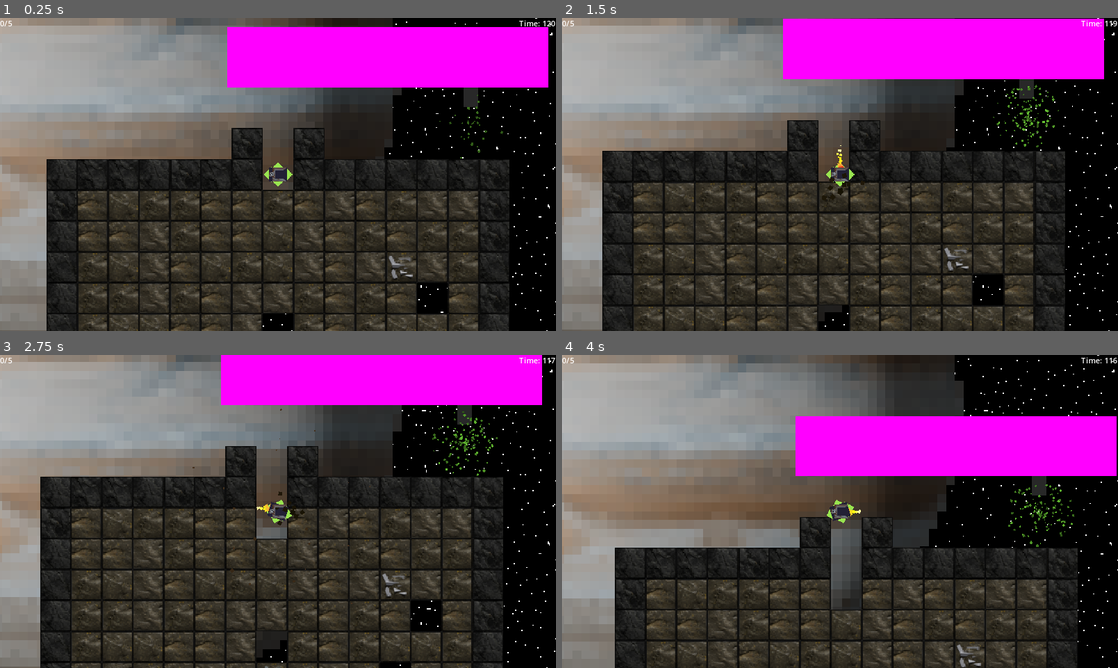
Above: before the commit, frames 1-4 (two rows, left to right).
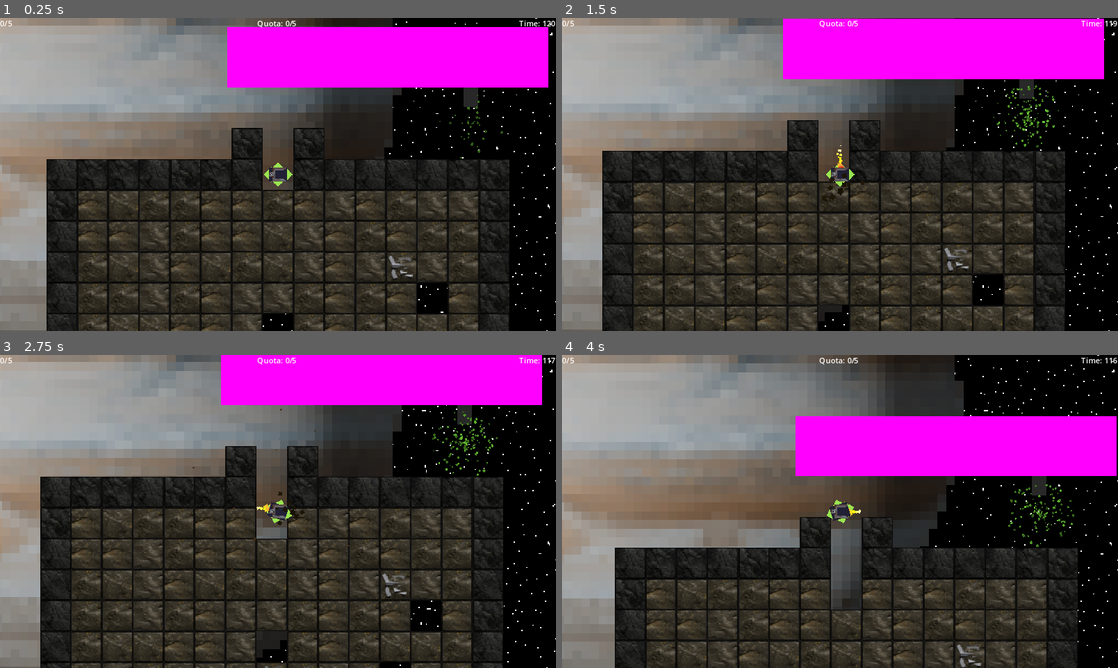
Above: after the commit, the same moments.

Repository: MissionToPsyche-Iridium/iridium_21q_web_game-csu
Game: Godot game, scene res://Scenes/pre.tscn
Same seed, same stepped clock (60 frames per second), same inputs: the game is played once before the commit and once after it.
Inputs (mouse positions are in pixels of both pictures, inside the frame that each line leads up to):
- Up to frame 1 (0.25 s): no input
- Up to frame 2 (1.5 s): move the mouse to (962, 158) at 0.52 s; hold D (right) 0.53-1.28 s; tap Space (Leave) at 0.6, 1.35 s; move the mouse to (728, 190) at 1.27 s; hold S (down) from 1.28 s (still down)
- Up to frame 3 (2.75 s): move the mouse to (333, 442) at 2.02 s; release S (down) at 2.03 s; hold D (right) from 2.03 s (still down); tap Space (Leave) at 2.1 s
- Up to frame 4 (4 s): move the mouse to (812, 574) at 2.77 s; release D (right) at 2.78 s; hold W (up) 2.78-3.53 s; tap Space (Leave) at 2.85, 3.6 s; move the mouse to (1006, 558) at 3.52 s; hold A (left) from 3.53 s (still down)

The runs differ from the first frame. In frame 1, less than 0.1% of the frame differs, in the area x 14-65%, y 0-65%; in frame 2, less than 0.1%; in frame 3, less than 0.1%; in frame 4, less than 0.1%.

Commit message:
built more levels, added required to GUI.

Diff:
--- a/Objects/gui.tscn
+++ b/Objects/gui.tscn
@@ -1,8 +1,45 @@
-[gd_scene load_steps=4 format=3 uid="uid://b3r10iky618p3"]
+[gd_scene load_steps=8 format=3 uid="uid://b3r10iky618p3"]
 
 [ext_resource type="Script" path="res://scripts/gui/itemcount.gd" id="1_hk3dw"]
 [ext_resource type="Script" path="res://scripts/timerlabel.gd" id="2_arnaf"]
-[ext_resource type="Script" path="res://Objects/oreview.gd" id="3_fn24b"]
+[ext_resource type="Script" path="res://scripts/oreview.gd" id="3_fn24b"]
+[ext_resource type="Script" path="res://scripts/gui/requiredlabel.gd" id="4_euc6r"]
+
+[sub_resource type="Animation" id="Animation_c1l0f"]
+resource_name = "blink"
+tracks/0/type = "value"
+tracks/0/imported = false
+tracks/0/enabled = true
+tracks/0/path = NodePath("../Timer Label:theme_override_colors/font_color")
+tracks/0/interp = 1
+tracks/0/loop_wrap = true
+tracks/0/keys = {
+"times": PackedFloat32Array(0, 1),
+"transitions": PackedFloat32Array(1, 1),
+"update": 0,
+"values": [Color(1, 1, 1, 1), Color(0.778312, 0, 0.217269, 1)]
+}
+
+[sub_resource type="Animation" id="Animation_b2iir"]
+length = 0.001
+tracks/0/type = "value"
+tracks/0/imported = false
+tracks/0/enabled = true
+tracks/0/path = NodePath("../Timer Label:theme_override_colors/font_color")
+tracks/0/interp = 1
+tracks/0/loop_wrap = true
+tracks/0/keys = {
+"times": PackedFloat32Array(0),
+"transitions": PackedFloat32Array(1),
+"update": 0,
+"values": [Color(1, 1, 1, 1)]
+}
+
+[sub_resource type="AnimationLibrary" id="AnimationLibrary_2eyla"]
+_data = {
+"RESET": SubResource("Animation_b2iir"),
+"blink": SubResource("Animation_c1l0f")
+}
 
 [node name="GUI" type="CanvasLayer"]
 
@@ -20,11 +57,17 @@
 offset_right = 557.0
 offset_bottom = 23.0
 grow_horizontal = 2
-text = "
-"
+theme_override_colors/font_color = Color(1, 1, 1, 1)
+text = "Time: "
 horizontal_alignment = 1
 script = ExtResource("2_arnaf")
 metadata/_edit_use_anchors_ = true
+
+[node name="blink" type="AnimationPlayer" parent="Timer Label"]
+root_node = NodePath("../../Required Label")
+libraries = {
+"": SubResource("AnimationLibrary_2eyla")
+}
 
 [node name="VBoxContainer" type="VBoxContainer" parent="."]
 anchors_preset = 4
@@ -39,3 +82,14 @@
 
 [node name="Label" type="Label" parent="VBoxContainer"]
 layout_mode = 2
+
+[node name="Required Label" type="Label" parent="."]
+anchors_preset = 5
+anchor_left = 0.5
+anchor_right = 0.5
+offset_left = -43.0
+offset_right = 43.0
+offset_bottom = 23.0
+grow_horizontal = 2
+text = "Quota: 0/0"
+script = ExtResource("4_euc6r")
--- a/Objects/mine.tscn
+++ b/Objects/mine.tscn
@@ -70,6 +70,10 @@
 2:2/0/physics_layer_0/polygon_0/points = PackedVector2Array(-32, -32, 32, -32, 32, 32, -32, 32)
 2:2/0/custom_data_0 = true
 2:2/0/custom_data_1 = 2
+6:0/0 = 0
+6:0/0/physics_layer_0/polygon_0/points = PackedVector2Array(-32, -32, 32, -32, 32, 32, -32, 32)
+6:0/0/custom_data_0 = true
+6:0/0/custom_data_1 = 6
 
 [sub_resource type="TileSet" id="TileSet_1m28n"]
 tile_size = Vector2i(64, 64)
--- a/scripts/gamemaster.gd
+++ b/scripts/gamemaster.gd
@@ -2,7 +2,7 @@
 
 @onready var timer = Timer.new() #Games timer.
 
-@onready var timetillloss: int = 120 #How much time in sec the player has till they lose.
+@onready var timetillloss: int = 0 #How much time in sec the player has till they lose.
 @onready var day = 1 #Day we are on, from 1-20.
 
 #HUGE dict of scaling.
@@ -16,28 +16,44 @@
 		"sizex": 15,
 		"sizey": 15,
 		"time": 120,
+		"required": 5,
 		"oredict": {
 				0: 5,
 				2: 4,
 				3: 2,
 				5: 0,
+				6: 0,
 				7: 0
 		},
-		"required": 5
 	},
 	2: { #Less time, bigger mine, more ores, higher required.
 		"sizex": 17,
 		"sizey": 17,
 		"time": 110,
+		"required": 7,
 		"oredict": {
 				0: 6,
 				2: 4,
 				3: 2,
 				5: 0,
+				6: 0,
 				7: 0
+				}
 		},
-		"required": 7
-	}
+	3: {
+		"sizex": 20,
+		"sizey": 20,
+		"time": 105,
+		"required": 10,
+		"oredict": {
+				0: 10,
+				2: 8,
+				3: 5,
+				5: 3,
+				6: 1,
+				7: 0
+				}
+		}
 }
 
 
@@ -54,17 +70,22 @@
 	Inventory.reset()
 	Dronestats.reset()
 	CurrencyManager.reset()
-	#BRING UP GAME OVER GUI HERE.
+	#TODO: BRING UP GAME OVER GUI HERE.
+	#TODO: Make sure EVERYTHING is reset.
+	#TODO: play loss music?
 	print("GAME END")
 
 func get_time(): #Returns the time remaining on the global clock.
 	return timer.time_left
 
 func wind_timer():
-	timer.start(timetillloss)
+	timer.start(diffdict[day]["time"])
+	timetillloss = diffdict[day]["time"]
+	#A lot of things require this to be set, setting this here.
 
 func leave_pre(): #Called when the player leaves the main scene. AKA leaves when pressing space on mothership.
 	#NOTE: this function will only be allowed to be called by mothership if the player meets the required scrap.
+	#NOTE: this means the player must wait for the tube to move enough ore to
 	#Move all items inside drone to ship.
 	for item in Inventory.inventorydrone:
 		Inventory.inventoryship.append(item)
--- /dev/null
+++ b/scripts/gui/requiredlabel.gd
@@ -0,0 +1,12 @@
+extends Label
+
+
+# Called when the node enters the scene tree for the first time.
+func _ready() -> void:
+	CurrencyManager.connect("balance_changed", _on_balance_changed)
+	text = "Quota: " + str(CurrencyManager.get_balance()) + "/" + str(Gamemaster.diffdict[Gamemaster.day]['required'])
+	pass # Replace with function body.
+
+
+func _on_balance_changed():
+	text = "Quota: " + str(CurrencyManager.get_balance()) + "/" + str(Gamemaster.diffdict[Gamemaster.day]['required'])
--- a/scripts/inventory.gd
+++ b/scripts/inventory.gd
@@ -2,10 +2,9 @@
 
 # Inventory Manager, holds both drone AND ships inventories.
 @onready var inventorydrone = []
-@onready var inventoryship = []
 @onready var dronemaxsize: int = 5 # Max number of items we can store in the drone.
 @onready var inventorydronefull = false # Flag to see if inventory is full.
-@onready var itemvalues = {2: 1, 3: 2, 5: 5, 7: 10}  # Example: Adjust these IDs and values as per your game's design
+@onready var itemvalues = {2: 1, 3: 2, 5: 5, 6: 7, 7: 10}  # Example: Adjust these IDs and values as per your game's design
 
 
 signal on_inventory_change_drone() # When the drones inventory changes
@@ -35,16 +34,14 @@
 	if inventorydrone.size() != 0:
 		var id = inventorydrone[0]
 		inventorydrone.pop_at(0)
-		inventoryship.append(id)
 		emit_signal("on_inventory_change_drone")
-		print("INV SHIP:", inventoryship)
 		# Imane's Tweaks: Define the monetary value of each valuable item by ID
 		# Imane's Tweaks: Check if the picked item should add currency and apply the value
 		if id in itemvalues:
 			CurrencyManager.add_money(itemvalues[id])
-#Reset inv
+
+#Reset inv, used on run restart
 func reset():
 	inventorydrone = []
-	inventoryship = []
 	inventorydronefull = false
 	dronemaxsize = 5
--- a/scripts/mine.gd
+++ b/scripts/mine.gd
@@ -23,6 +23,7 @@
 	2: 0,
 	3: 0,
 	5: 0,
+	6: 0,
 	7: 0
 }
 
@@ -45,6 +46,7 @@
 	3: Vector2(1,0),
 	4: [Vector2(3,0), Vector2(3,1), Vector2(3,2), Vector2(3,3)],
 	5: [Vector2(4, 0), Vector2(4, 1)],
+	6: Vector2(6,0),
 	7: Vector2(5,0)
 }
 var backgroundtiles = [Vector2(0,0), Vector2(0,1), Vector2(0,2)] #Background tiles arr.
@@ -56,6 +58,7 @@
 	2: Color(0.596, 0.6, 0.616),
 	3: Color(0.82, 0.467, 0.18),
 	5: Color(0.024, 0.302, 0.643),
+	6: Color(0.337, 0.314, 0.102),
 	7: Color(0.706, 0.125, 0.067)
 }
 
--- a/scripts/timerlabel.gd
+++ b/scripts/timerlabel.gd
@@ -1,15 +1,14 @@
 extends Label
 
 #Updates the text on the timer using the game masters timer.
-#TODO
-
-
-# Called when the node enters the scene tree for the first time.
-func _ready() -> void:
-	pass # Replace with function body.
-
+var delay: int = 60
+@onready var blink: AnimationPlayer = $blink
 
 # Called every frame. 'delta' is the elapsed time since the previous frame.
 func _process(delta: float) -> void:
+	delay += 1
 	text = "Time: " + str(roundf(Gamemaster.get_time()))
+	if Gamemaster.get_time() < (Gamemaster.timetillloss/3):
+		blink.play("blink")
+		pass
 	pass
Binary file changed: Assets/sheetore.png
Renamed: Objects/oreview.gd -> scripts/oreview.gd
